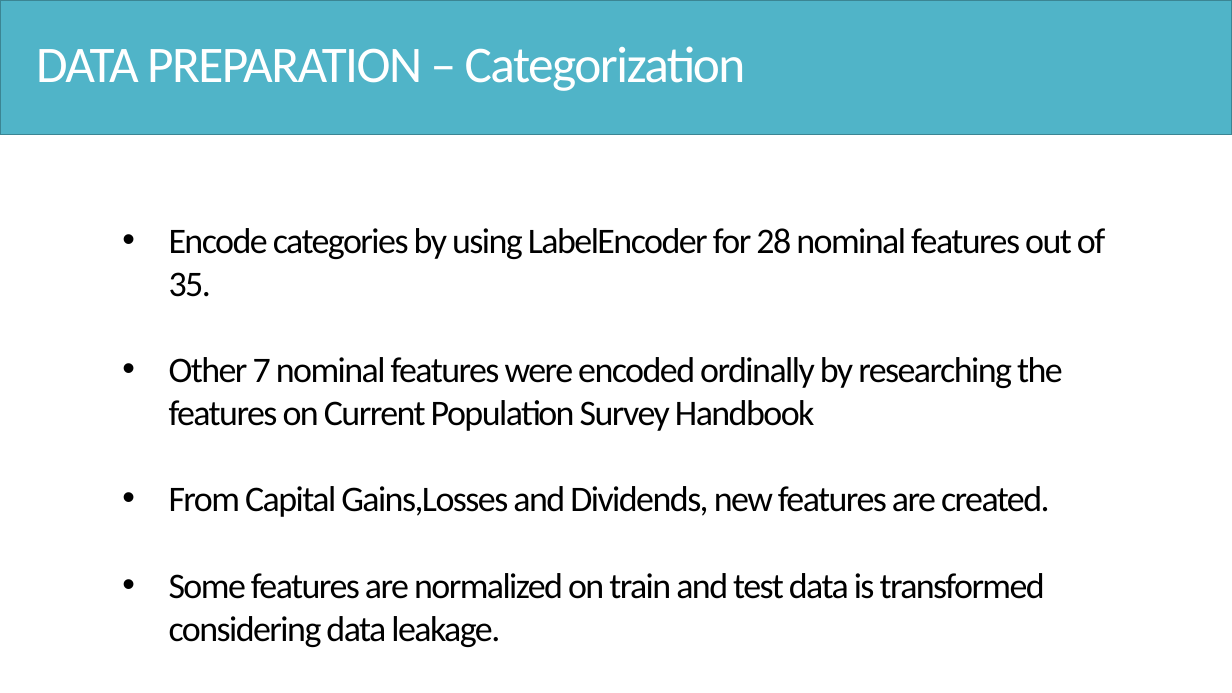
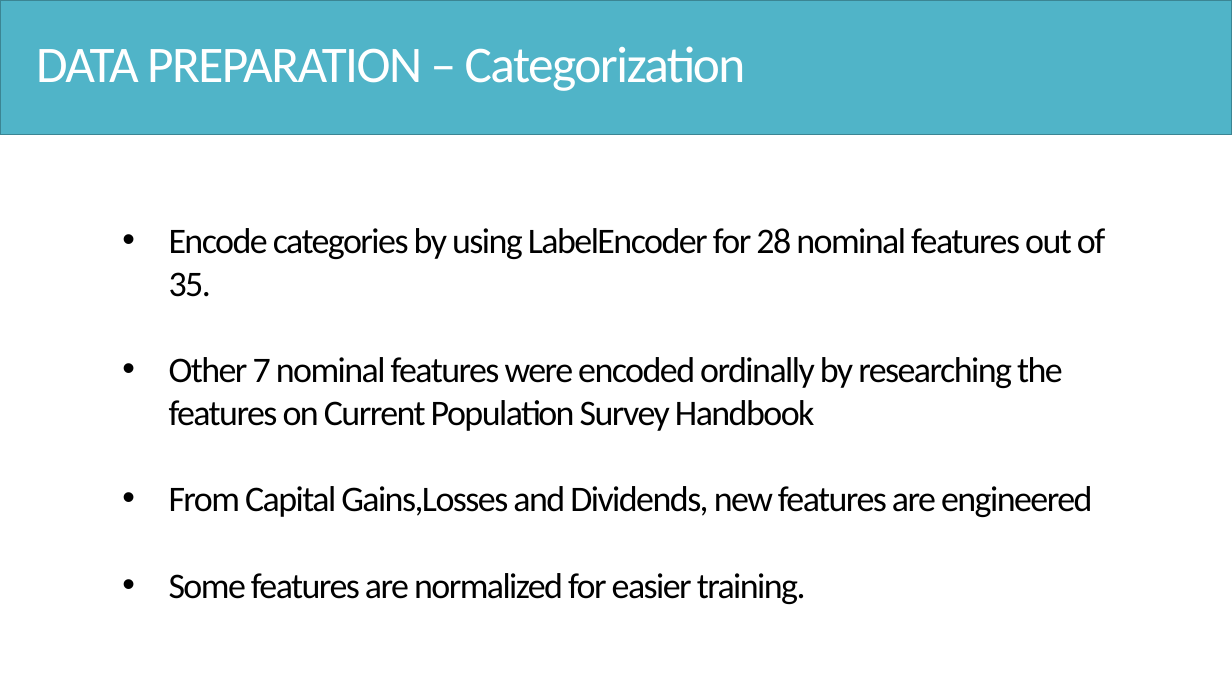
Before and after one commit to Hsgngr/dataiku_income_classification, a slide deck: slide 18 of Task_Presentation.pptx (slide 15 before the commit). Drawn at 1232x693 pixels with LibreOffice and Linux fonts; fonts in the diff are those of the drawing. Boxes give left, top, right and bottom in pixels: in the first picture for what was removed or moved away, otherwise in the second. Text is boxed around its words. In the diff, an @@ line names an element or a change of style, - is before the commit and + after.

```diff
--- a/Task_Presentation.pptx
+++ b/Task_Presentation.pptx
@@ text at <box>169,486,1093,604</box>: text changed @@
-• From Capital Gains,Losses and Dividends, new features are created.
-• Some features are normalized on train and test data is transformed considering data leakage.
+• From Capital Gains,Losses and Dividends, new features are engineered
+• Some features are normalized for easier training.
```
Also in this commit, not shown: 3 other slides changed, 9 slides added, 1 slide removed, 1 other file.
